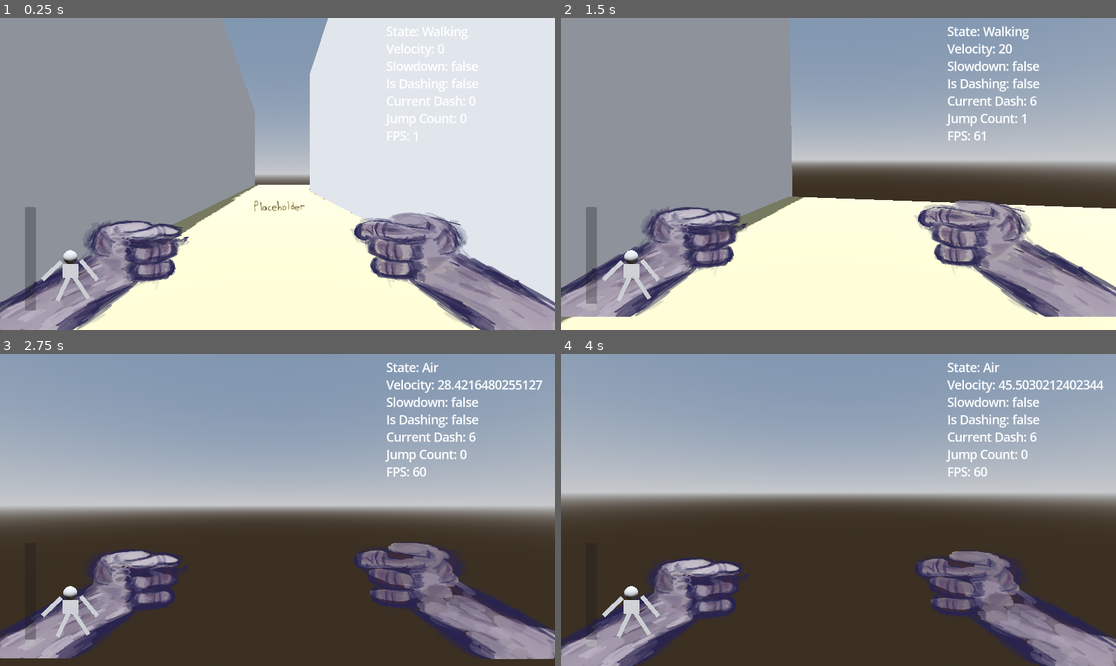
Above: before the commit, frames 1-4 (two rows, left to right).
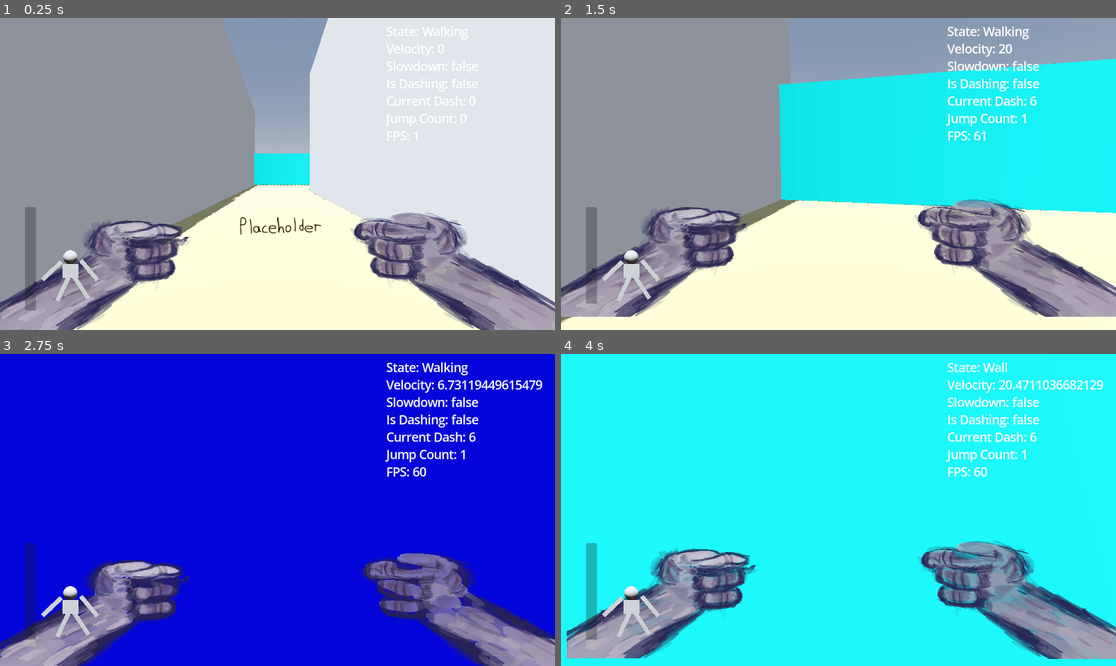
Above: after the commit, the same moments.

Repository: herenereh/crash-pizza
Game: Godot game, scene res://main.tscn
Same seed, same stepped clock (60 frames per second), same inputs: the game is played once before the commit and once after it.
Inputs (mouse positions are in pixels of both pictures, inside the frame that each line leads up to):
- Up to frame 1 (0.25 s): no input
- Up to frame 2 (1.5 s): move the mouse to (866, 174) at 0.52 s; hold W (up) from 0.53 s (still down); tap C (Crouch) at 0.6 s; tap Space (Jump) at 0.77 s; move the mouse to (810, 174) at 1.27 s; tap Shift (Dash) at 1.35 s
- Up to frame 3 (2.75 s): keep holding W (up); tap Space (Jump) at 1.52 s; move the mouse to (288, 503) at 2.02 s; click (288, 503) at 2.1 s
- Up to frame 4 (4 s): keep holding W (up); move the mouse to (832, 516) at 2.77 s; right-click (832, 516) at 2.85 s; tap Space (Jump) at 3.02, 3.77 s; move the mouse to (877, 513) at 3.52 s; tap Q (Switch Weapon) at 3.6 s

The runs differ from the first frame. In frame 1, 1.4% of the frame differs, in the area x 43-58%, y 43-70%; in frame 2, 26%; in frame 3, 96%; in frame 4, 96%, in the area x 0-100%, y 0-100%.

Commit message:
Improvements

Diff:
--- a/enemy.tscn
+++ /dev/null
@@ -1,21 +0,0 @@
-[gd_scene load_steps=5 format=3 uid="uid://c8btxse0w341i"]
-
-[ext_resource type="Script" path="res://enemy/enemy_types/pouncer_enemy.gd" id="1_a78n8"]
-[ext_resource type="Script" path="res://perk_system/perk_component.gd" id="1_ciyxa"]
-[ext_resource type="Texture2D" uid="uid://ddo4c1dwu7utg" path="res://player/sprites/placeholderenemy.PNG" id="3_hlukn"]
-
-[sub_resource type="CapsuleShape3D" id="CapsuleShape3D_ttwnw"]
-
-[node name="Enemy" type="CharacterBody3D"]
-script = ExtResource("1_a78n8")
-
-[node name="PerkComponent" type="Node" parent="."]
-script = ExtResource("1_ciyxa")
-
-[node name="CollisionShape3D" type="CollisionShape3D" parent="."]
-shape = SubResource("CapsuleShape3D_ttwnw")
-
-[node name="Sprite3D" type="Sprite3D" parent="."]
-transform = Transform3D(0.075, 0, 0, 0, 0.075, 0, 0, 0, 0.075, 0.351023, 0.0668064, 0)
-billboard = 1
-texture = ExtResource("3_hlukn")
--- a/enemy/enemy.tscn
+++ b/enemy/enemy.tscn
@@ -1,8 +1,22 @@
-[gd_scene load_steps=2 format=3 uid="uid://xk6g6xm61yq1"]
+[gd_scene load_steps=5 format=3 uid="uid://c8btxse0w341i"]
 
 [ext_resource type="Script" path="res://perk_system/perk_component.gd" id="1_ciyxa"]
+[ext_resource type="Script" path="res://enemy/enemy_types/base_enemy.gd" id="1_w5hnp"]
+[ext_resource type="Texture2D" uid="uid://ddo4c1dwu7utg" path="res://player/sprites/placeholderenemy.PNG" id="3_hlukn"]
 
-[node name="Enemy" type="Node3D"]
+[sub_resource type="CapsuleShape3D" id="CapsuleShape3D_ttwnw"]
+
+[node name="Enemy" type="CharacterBody3D"]
+collision_layer = 4
+script = ExtResource("1_w5hnp")
 
 [node name="PerkComponent" type="Node" parent="."]
 script = ExtResource("1_ciyxa")
+
+[node name="CollisionShape3D" type="CollisionShape3D" parent="."]
+shape = SubResource("CapsuleShape3D_ttwnw")
+
+[node name="Sprite3D" type="Sprite3D" parent="."]
+transform = Transform3D(0.075, 0, 0, 0, 0.075, 0, 0, 0, 0.075, 0.351023, 0.0668064, 0)
+billboard = 1
+texture = ExtResource("3_hlukn")
--- /dev/null
+++ b/enemy/enemy_types/pouncer_enemy.tscn
@@ -0,0 +1,22 @@
+[gd_scene load_steps=5 format=3 uid="uid://dba0vxavhsjsb"]
+
+[ext_resource type="Script" path="res://enemy/enemy_types/pouncer_enemy.gd" id="1_n3b8i"]
+[ext_resource type="Script" path="res://perk_system/perk_component.gd" id="2_ay4gh"]
+[ext_resource type="Texture2D" uid="uid://ddo4c1dwu7utg" path="res://player/sprites/placeholderenemy.PNG" id="3_yv12i"]
+
+[sub_resource type="CapsuleShape3D" id="CapsuleShape3D_ttwnw"]
+
+[node name="Enemy" type="CharacterBody3D"]
+collision_layer = 4
+script = ExtResource("1_n3b8i")
+
+[node name="PerkComponent" type="Node" parent="."]
+script = ExtResource("2_ay4gh")
+
+[node name="CollisionShape3D" type="CollisionShape3D" parent="."]
+shape = SubResource("CapsuleShape3D_ttwnw")
+
+[node name="Sprite3D" type="Sprite3D" parent="."]
+transform = Transform3D(0.075, 0, 0, 0, 0.075, 0, 0, 0, 0.075, 0.351023, 0.0668064, 0)
+billboard = 1
+texture = ExtResource("3_yv12i")
--- a/entity.gd
+++ b/entity.gd
@@ -1,2 +1,23 @@
 class_name Entity
 extends CharacterBody3D
+
+
+signal damaged(amount: float)
+
+signal died
+
+@export var max_health: float = 100.0
+
+@onready var health: float = max_health
+
+func take_damage(amount: float) -> void:
+	if health <= 0.0:
+		return
+	health = clamp(health - amount, 0.0, max_health)
+	damaged.emit(amount)
+	if health <= 0.0:
+		die()
+
+func die() -> void:
+	died.emit()
+	queue_free()
--- a/main.tscn
+++ b/main.tscn
@@ -6,7 +6,7 @@
 [ext_resource type="PackedScene" uid="uid://cgirf88ifvn54" path="res://gui/3D_ui_model.tscn" id="3_h86la"]
 [ext_resource type="PackedScene" uid="uid://dgcsspivyifm3" path="res://perk_system/ui/perk_ui.tscn" id="5_ito1d"]
 [ext_resource type="Script" path="res://perk_system/event_bus.gd" id="5_ll8i3"]
-[ext_resource type="PackedScene" uid="uid://c8btxse0w341i" path="res://enemy.tscn" id="6_jy0b0"]
+[ext_resource type="PackedScene" uid="uid://c8btxse0w341i" path="res://enemy/enemy.tscn" id="6_jy0b0"]
 [ext_resource type="Script" path="res://perk_system/perk_manager.gd" id="7_k3lev"]
 [ext_resource type="Script" path="res://gui/debug_interface.gd" id="9_4c2so"]
 [ext_resource type="Script" path="res://perk_system/data/perk_data.gd" id="10_gjpvt"]
@@ -57,6 +57,28 @@
 
 [sub_resource type="LabelSettings" id="LabelSettings_tms1c"]
 font_size = 41
+
+[sub_resource type="Gradient" id="Gradient_vmy1s"]
+interpolation_color_space = 1
+offsets = PackedFloat32Array(0.192029, 0.40942, 0.65942, 0.84058, 0.960145)
+colors = PackedColorArray(0, 0, 0.611765, 1, 0, 0.482353, 0.462745, 1, 0.156863, 0.968627, 0.968627, 1, 0.540594, 1, 0.568877, 1, 0.977025, 0.977025, 0.977025, 1)
+
+[sub_resource type="GradientTexture1D" id="GradientTexture1D_r77fq"]
+gradient = SubResource("Gradient_vmy1s")
+
+[sub_resource type="ShaderMaterial" id="ShaderMaterial_yp0yt"]
+render_priority = 0
+shader = ExtResource("1_33jk7")
+shader_parameter/affine_mapping = false
+shader_parameter/alpha_scissor = 0.665
+shader_parameter/jitter = 0.392
+shader_parameter/resolution = Vector2i(320, 240)
+shader_parameter/albedo = SubResource("GradientTexture1D_r77fq")
+
+[sub_resource type="BoxMesh" id="BoxMesh_cmsss"]
+material = SubResource("ShaderMaterial_yp0yt")
+
+[sub_resource type="BoxShape3D" id="BoxShape3D_p3gle"]
 
 [node name="Main" type="Node3D"]
 
@@ -164,9 +186,8 @@
 
 [node name="Player" parent="." groups=["Player"] instance=ExtResource("1_7pcxd")]
 
-[node name="Enemy" parent="." groups=["Enemies"] instance=ExtResource("6_jy0b0")]
-transform = Transform3D(1, 0, 0, 0, 1, 0, 0, 0, 1, 0, 1.60077, -10.5462)
-collision_layer = 4
+[node name="BaseEnemy" parent="." groups=["Enemies"] instance=ExtResource("6_jy0b0")]
+transform = Transform3D(1, 0, 0, 0, 1, 0, 0, 0, 1, 2.38419e-07, 1.55024, -5.84928)
 
 [node name="EventBus" type="Node" parent="."]
 script = ExtResource("5_ll8i3")
@@ -174,3 +195,39 @@
 [node name="PerkManager" type="Node" parent="."]
 script = ExtResource("7_k3lev")
 perk_pool = Array[ExtResource("10_gjpvt")]([ExtResource("12_gwq4w"), ExtResource("11_pf4ll"), ExtResource("13_15ih6")])
+
+[node name="Border" type="StaticBody3D" parent="."]
+transform = Transform3D(0.855, 0, 0, 0, 7.105, 0, 0, 0, 100, -59.7165, 3.48201, 0)
+
+[node name="MeshInstance3D" type="MeshInstance3D" parent="Border"]
+mesh = SubResource("BoxMesh_cmsss")
+
+[node name="CollisionShape3D" type="CollisionShape3D" parent="Border"]
+shape = SubResource("BoxShape3D_p3gle")
+
+[node name="Border2" type="StaticBody3D" parent="."]
+transform = Transform3D(-0.00128336, 0, -119.385, 0, 7.105, 0, 0.854999, 0, -0.179198, 0.0305901, 3.48201, -46.39)
+
+[node name="MeshInstance3D" type="MeshInstance3D" parent="Border2"]
+mesh = SubResource("BoxMesh_cmsss")
+
+[node name="CollisionShape3D" type="CollisionShape3D" parent="Border2"]
+shape = SubResource("BoxShape3D_p3gle")
+
+[node name="Border3" type="StaticBody3D" parent="."]
+transform = Transform3D(0.00368583, 0, -119.389, 0, 7.105, 0, 0.854992, 0, 0.514679, 1.24081, 3.48201, 46.6238)
+
+[node name="MeshInstance3D" type="MeshInstance3D" parent="Border3"]
+mesh = SubResource("BoxMesh_cmsss")
+
+[node name="CollisionShape3D" type="CollisionShape3D" parent="Border3"]
+shape = SubResource("BoxShape3D_p3gle")
+
+[node name="Border4" type="StaticBody3D" parent="."]
+transform = Transform3D(0.855, 0, 0, 0, 7.105, 0, 0, 0, 100, 59.8536, 3.48201, 0)
+
+[node name="MeshInstance3D" type="MeshInstance3D" parent="Border4"]
+mesh = SubResource("BoxMesh_cmsss")
+
+[node name="CollisionShape3D" type="CollisionShape3D" parent="Border4"]
+shape = SubResource("BoxShape3D_p3gle")
--- a/player/movement/hank_movement.gd
+++ b/player/movement/hank_movement.gd
@@ -273,3 +273,9 @@
 			is_slowdown = false
 	elif not is_on_floor():
 		Engine.time_scale = NORMAL_TIME
+
+
+
+func die() -> void:
+	died.emit()
+	get_tree().reload_current_scene()
--- a/player/weapon/weapon_controller.gd
+++ b/player/weapon/weapon_controller.gd
@@ -75,13 +75,47 @@
 	var query := PhysicsRayQueryParameters3D.create(origin, end)
 	query.collide_with_areas = false
 	var hit := space_state.intersect_ray(query)
+	_spawn_tracer(origin, hit.position if not hit.is_empty() else end, weapon.tracer_color)
 	if hit.is_empty():
 		return
 	var target : Object = hit.collider
+
+
 	if target.collision_layer == LAYER_WORLD:
 		print("hit world")
 	elif target.collision_layer == LAYER_ENEMY:
 		print("hit enemy")
+		if target is Entity:
+			var entity := target as Entity
+			entity.take_damage(weapon.damage)
+			print("Dealt %s damage — enemy health now %s/%s" % [weapon.damage, entity.health, entity.max_health])
 	elif target.collision_layer == LAYER_PICKUPS:
 		print("hit pickup")
-	print("hit!")
+
+func _spawn_tracer(from: Vector3, to: Vector3, color: Color) -> void:
+	var length := from.distance_to(to)
+	if length <= 0.001:
+		return
+	var direction := (to - from) / length
+
+	var cylinder := CylinderMesh.new()
+	cylinder.top_radius = 0.02
+	cylinder.bottom_radius = 0.02
+	cylinder.height = length
+
+	var material := StandardMaterial3D.new()
+	material.shading_mode = BaseMaterial3D.SHADING_MODE_UNSHADED
+	material.albedo_color = color
+	material.emission_enabled = true
+	material.emission = color
+
+	var tracer := MeshInstance3D.new()
+	tracer.mesh = cylinder
+	tracer.material_override = material
+	get_tree().current_scene.add_child(tracer)
+	tracer.global_position = from + direction * (length / 2.0)
+	tracer.global_basis = Basis(Quaternion(Vector3.UP, direction))
+
+	await get_tree().create_timer(0.05).timeout
+	if is_instance_valid(tracer):
+		tracer.queue_free()
Not shown: 8 places in facility/tiles.tres that only renumber resources
Not shown: 1 places in main.tscn that only renumber resources
